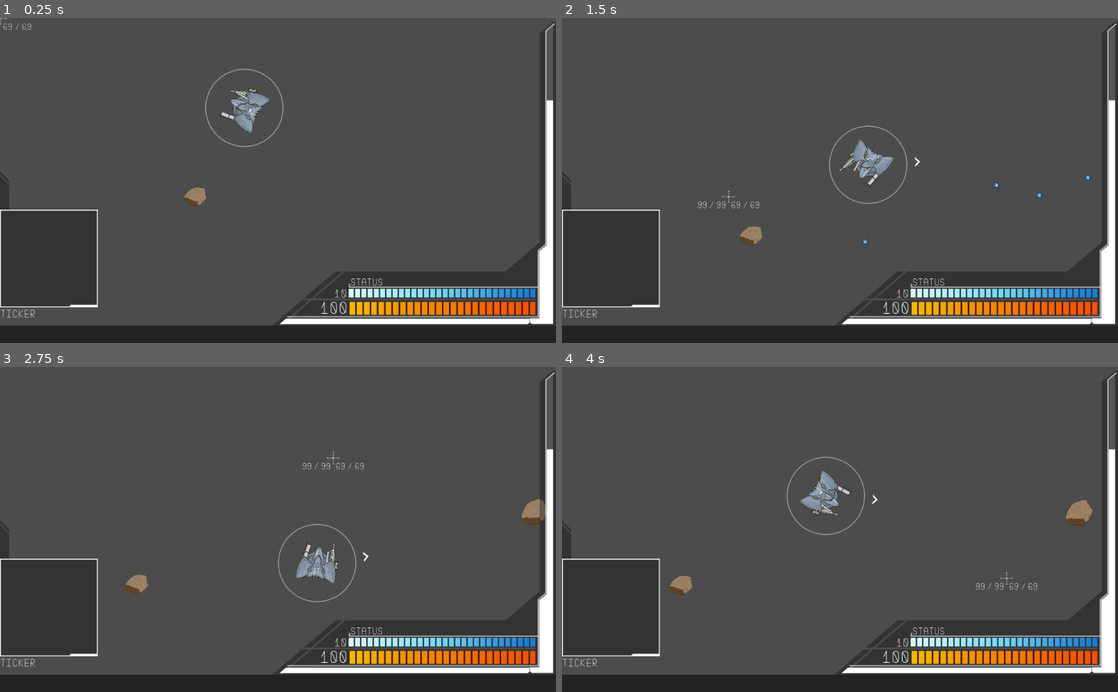
Above: before the commit, frames 1-4 (two rows, left to right).
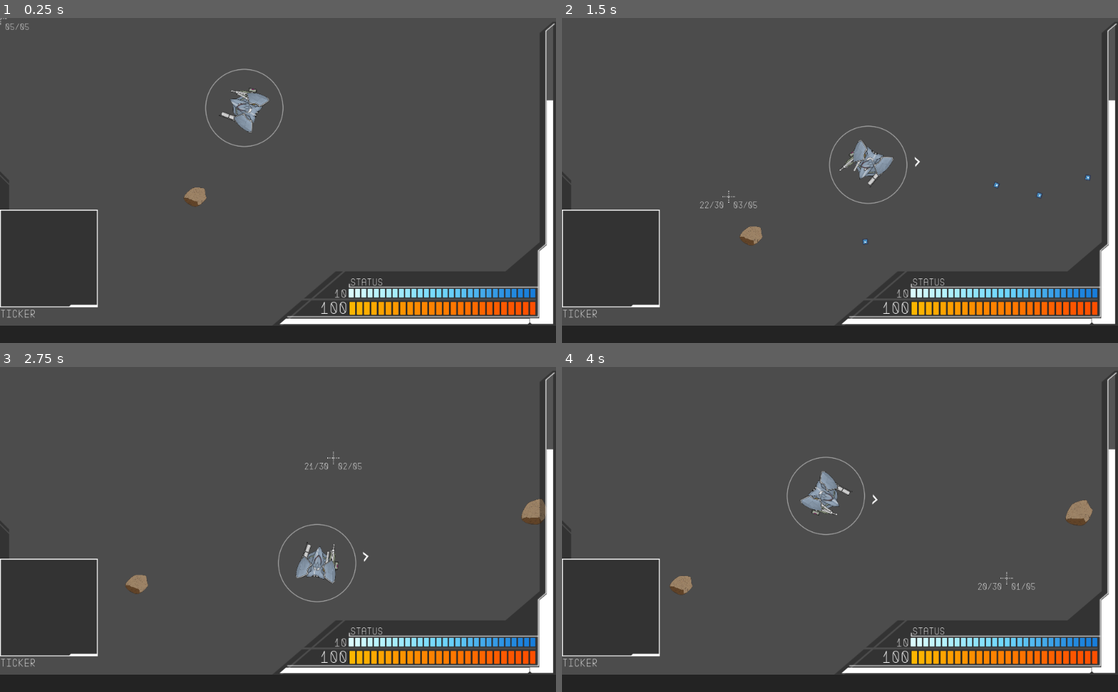
Above: after the commit, the same moments.

Repository: Littlerun-Bastion/Soulless-Steel
Game: Godot game, scene res://game/arena/Arena.tscn
Two runs of this game, one before a commit and one after it. Both use one fixed random seed, a clock stepped at 60 frames per second and the inputs below.
Inputs (mouse positions are in pixels of both pictures, inside the frame that each line leads up to):
- Up to frame 1 (0.25 s): no input
- Up to frame 2 (1.5 s): move the mouse to (962, 164) at 0.52 s; press the mouse at (962, 164) at 0.53 s; hold D (right) 0.53-1.28 s; right-click (962, 164) at 0.8 s; move the mouse to (728, 196) at 1.27 s; release the mouse at (728, 196) at 1.28 s; hold S (down) from 1.28 s (still down); right-click (728, 196) at 1.35 s
- Up to frame 3 (2.75 s): click (166, 545) at 1.55 s; move the mouse to (333, 458) at 2.02 s; release S (down) at 2.03 s; hold D (right) from 2.03 s (still down); hold F (honk) from 2.03 s (still down); right-click (333, 458) at 2.3 s
- Up to frame 4 (4 s): move the mouse to (812, 594) at 2.77 s; release D (right) at 2.78 s; release F (honk) at 2.78 s; hold W (up) 2.78-3.53 s; click (812, 594) at 2.85 s; move the mouse to (1006, 578) at 3.52 s; hold A (left) from 3.53 s (still down); hold Right mouse button (right_arm_weapon_shoot) from 3.53 s (still down)

The runs differ from the first frame. In frame 1, less than 0.1% of the frame differs, in the area x 0-6%, y 1-4%; in frame 2, less than 0.1%; in frame 3, 0.1%, in the area x 54-66%, y 29-32%; in frame 4, less than 0.1%.

Commit message:
Ammo on weapons working

Diff:
--- a/project/database/parts/arm_weapon.gd
+++ b/project/database/parts/arm_weapon.gd
@@ -11,5 +11,8 @@
 export var auto_fire := true
 export var bullet_accuracy_margin := 0
 export var bullet_spread := 0
+export var total_ammo := 270
+export var clip_size := 30
+export var reload_speed := 3.0
 
 var firing_timer = 0.0
--- a/project/database/parts/arm_weapons/test_weapon2.tres
+++ b/project/database/parts/arm_weapons/test_weapon2.tres
@@ -17,3 +17,6 @@
 auto_fire = false
 bullet_accuracy_margin = 0
 bullet_spread = 0
+total_ammo = 40
+clip_size = 5
+reload_speed = 5.0
--- a/project/database/parts/shoulder_weapon.gd
+++ b/project/database/parts/shoulder_weapon.gd
@@ -9,5 +9,8 @@
 export var auto_fire := true
 export var bullet_accuracy_margin := 0
 export var bullet_spread := 0
+export var total_ammo := 5
+export var clip_size := 1
+export var reload_speed := 2.0
 
 var firing_timer = 0.0
--- a/project/game/mecha/Mecha.gd
+++ b/project/game/mecha/Mecha.gd
@@ -7,6 +7,7 @@
 const ARM_WEAPON_INITIAL_ROT = 9
 
 signal create_projectile
+signal shoot
 signal took_damage
 signal died
 
@@ -116,6 +117,7 @@
 		node.rotation_degrees = ARM_WEAPON_INITIAL_ROT
 	node.texture = part_data.image
 	node.set_shooting_pos(part_data.shooting_pos)
+	node.setup(part_data)
 
 
 func set_shoulder_weapon(part_name, side):
@@ -143,6 +145,7 @@
 		shoulder_weapon_right = part_data
 	node.texture = part_data.image
 	node.set_shooting_pos(part_data.shooting_pos)
+	node.setup(part_data)
 
 
 func set_core(part_name):
@@ -176,6 +179,7 @@
 
 #ATTRIBUTE METHODS
 
+
 func get_max_hp():
 	return max_hp
 
@@ -183,6 +187,21 @@
 func get_weight():
 	assert(core, "Mecha doesn't have an assigned core")
 	return float(core.weight)
+
+
+func get_ammo(part_name):
+	if part_name == "left_arm":
+		if arm_weapon_left:
+			return $ArmWeaponLeft.clip_ammo
+	elif part_name == "right_arm":
+		if arm_weapon_right:
+			return $ArmWeaponRight.clip_ammo
+	elif part_name == "left_shoulder":
+		pass
+	elif part_name == "right_shoulder":
+		pass
+	return false
+
 
 #MOVEMENT METHODS
 
@@ -258,8 +277,8 @@
 
 	if not node.can_shoot():
 		return
-	node.add_time(weapon_ref.fire_rate)
-
+
+	node.shoot()
 	emit_signal("create_projectile", self,
 				{
 					"weapon_data": weapon_ref.projectile,
@@ -267,8 +286,8 @@
 					"dir": node.get_direction(weapon_ref.bullet_accuracy_margin),
 					"damage_mod": weapon_ref.damage_modifier,
 				})
-
 	apply_recoil(type, weapon_ref.recoil_force)
+	emit_signal("shoot")
 
 func apply_recoil(type, recoil):
 	var rotation = recoil*300/get_weight()
--- a/project/game/ui/MechaCursorCrosshair.gd
+++ b/project/game/ui/MechaCursorCrosshair.gd
@@ -24,13 +24,12 @@
 
 func set_max_ammo(side, max_ammo):
 	var node = get_side_node(side)
-
 	if max_ammo is bool and not max_ammo:
 		node.visible = false
 	elif max_ammo is int:
 		node.visible = true
-		node.get_node("CurAmmo").text = str(max_ammo)
-		node.get_node("MaxAmmo").text = str(max_ammo)
+		node.get_node("CurAmmo").text = "%02d" % max_ammo
+		node.get_node("MaxAmmo").text = "%02d" % max_ammo
 	else:
 		push_error("Not a valid max_ammo value: " + str(max_ammo))
 
@@ -39,4 +38,4 @@
 	var node = get_side_node(side)
 
 	if node.visible:
-		node.get_node("CurAmmo").text = str(ammo)
+		node.get_node("CurAmmo").text = "%02d" % ammo
--- a/project/game/ui/MechaCursorCrosshair.tscn
+++ b/project/game/ui/MechaCursorCrosshair.tscn
@@ -29,13 +29,15 @@
 margin_top = 6.0
 margin_right = -5.0
 margin_bottom = 25.0
+custom_constants/separation = 0
 alignment = 1
 __meta__ = {
 "_edit_use_anchors_": false
 }
 
 [node name="CurAmmo" type="Label" parent="LeftWeapon"]
-margin_right = 18.0
+margin_left = 4.0
+margin_right = 22.0
 margin_bottom = 19.0
 rect_min_size = Vector2( 18, 19 )
 custom_fonts/font = ExtResource( 2 )
@@ -49,8 +51,8 @@
 text = "/"
 
 [node name="MaxAmmo" type="Label" parent="LeftWeapon"]
-margin_left = 35.0
-margin_right = 53.0
+margin_left = 31.0
+margin_right = 49.0
 margin_bottom = 19.0
 rect_min_size = Vector2( 18, 19 )
 custom_fonts/font = ExtResource( 2 )
@@ -61,13 +63,15 @@
 margin_top = 6.0
 margin_right = 57.0
 margin_bottom = 25.0
+custom_constants/separation = 0
 alignment = 1
 __meta__ = {
 "_edit_use_anchors_": false
 }
 
 [node name="CurAmmo" type="Label" parent="RightWeapon"]
-margin_right = 18.0
+margin_left = 4.0
+margin_right = 22.0
 margin_bottom = 19.0
 rect_min_size = Vector2( 18, 19 )
 custom_fonts/font = ExtResource( 2 )
@@ -81,8 +85,8 @@
 text = "/"
 
 [node name="MaxAmmo" type="Label" parent="RightWeapon"]
-margin_left = 35.0
-margin_right = 53.0
+margin_left = 31.0
+margin_right = 49.0
 margin_bottom = 19.0
 rect_min_size = Vector2( 18, 19 )
 custom_fonts/font = ExtResource( 2 )
--- a/project/game/ui/PlayerHUD.gd
+++ b/project/game/ui/PlayerHUD.gd
@@ -14,6 +14,7 @@
 	player = player_ref
 	mechas = mechas_ref
 	player.connect("took_damage", self, "_on_player_took_damage")
+	player.connect("shoot", self, "_on_player_shoot")
 	setup_lifebar()
 	setup_shieldbar()
 	setup_energybar()
@@ -37,8 +38,8 @@
 
 
 func setup_cursor():
-	Cursor.set_max_ammo("left", 99)
-	Cursor.set_max_ammo("right", 69)
+	Cursor.set_max_ammo("left", player.get_ammo("left_arm"))
+	Cursor.set_max_ammo("right", player.get_ammo("right_arm"))
 
 
 func update_lifebar(value):
@@ -53,9 +54,18 @@
 	EnergyBar.value = value
 
 
+func update_cursor():
+	Cursor.set_ammo("left", player.get_ammo("left_arm"))
+	Cursor.set_ammo("right", player.get_ammo("right_arm"))
+
+
 func _on_player_took_damage(_p):
 	update_lifebar(player.hp)
 	update_shieldbar(player.shield)
+
+
+func _on_player_shoot():
+	update_cursor()
 
 
 func _on_LifeBar_value_changed(value):
--- a/project/game/weapons/WeaponNode.gd
+++ b/project/game/weapons/WeaponNode.gd
@@ -3,17 +3,57 @@
 onready var ShootingPos = $ShootingPos
 
 var timer:= 0.0
+var total_ammo = false
+var clip_size = false
+var clip_ammo = false
+var reload_time = false
+var reloading := false
+var fire_rate = false
 
 func _process(delta):
 	timer = max(timer - delta, 0.0)
+
+
+func setup(weapon_ref):
+	total_ammo = weapon_ref.total_ammo
+	clip_size = weapon_ref.clip_size
+	clip_ammo = clip_size
+	reload_time = weapon_ref.reload_speed
+	fire_rate = weapon_ref.fire_rate
 
 
 func add_time(time):
 	timer += time
 
 
+func can_reload():
+	if reloading or clip_ammo == clip_size:
+		return "no"
+	if total_ammo == 0:
+		#Eventually put a sfx here
+		return "empty"
+	return "yes"
+
+
+func reload():
+	if can_reload() != "yes":
+		return
+
+	reloading = true
+	yield(get_tree().create_timer(reload_time), "timeout")
+	var ammo = min(clip_size - clip_ammo, total_ammo)
+	total_ammo -= ammo
+	clip_ammo += ammo
+	reloading = false
+
+
 func can_shoot():
-	return timer <= 0.0
+	return timer <= 0.0 and (clip_ammo is bool or clip_ammo > 0)
+
+
+func shoot():
+	add_time(fire_rate)
+	clip_ammo -= 1
 
 
 func set_shooting_pos(pos):
